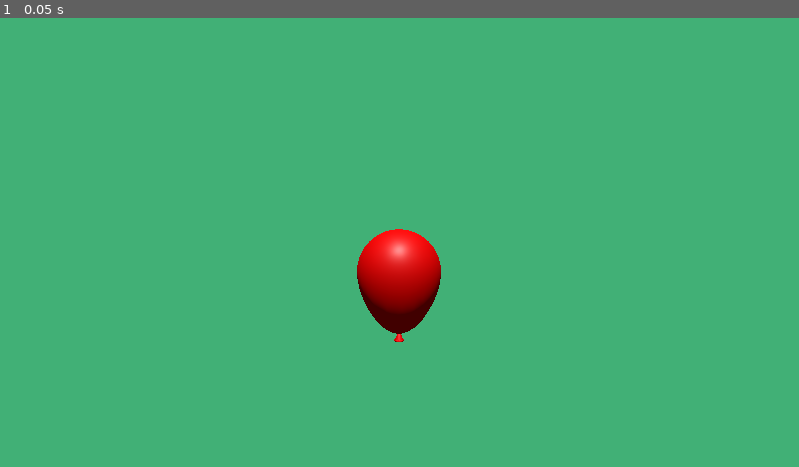
Above: before the commit, frame 1.
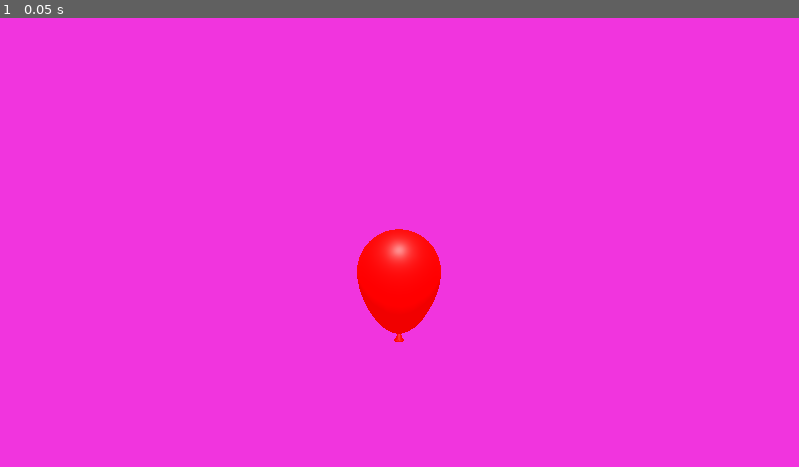
Above: after the commit, the same moment.

Repository: TropicMike/GodotMiniProjects
Game: Godot game, scene res://BaloonPopper/balloon_popper.tscn
The game is run twice, just before and just after one commit, with the same random seed, the same clock (stepped at 60 frames per second) and the same inputs.
Inputs:
- Up to frame 1 (0.05 s): no input

The runs differ from the first frame. In frame 1, 100% of the frame differs, in the area x 0-100%, y 0-100%.

Commit message:
Made it hideous purple.

Diff:
--- a/BaloonPopper/balloon_popper.tscn
+++ b/BaloonPopper/balloon_popper.tscn
@@ -5,7 +5,7 @@
 
 [sub_resource type="Environment" id="Environment_ccmcf"]
 background_mode = 1
-background_color = Color(0.254817, 0.689496, 0.464669, 1)
+background_color = Color(0.945543, 0.202377, 0.871713, 1)
 
 [node name="Main" type="Node3D"]
 
